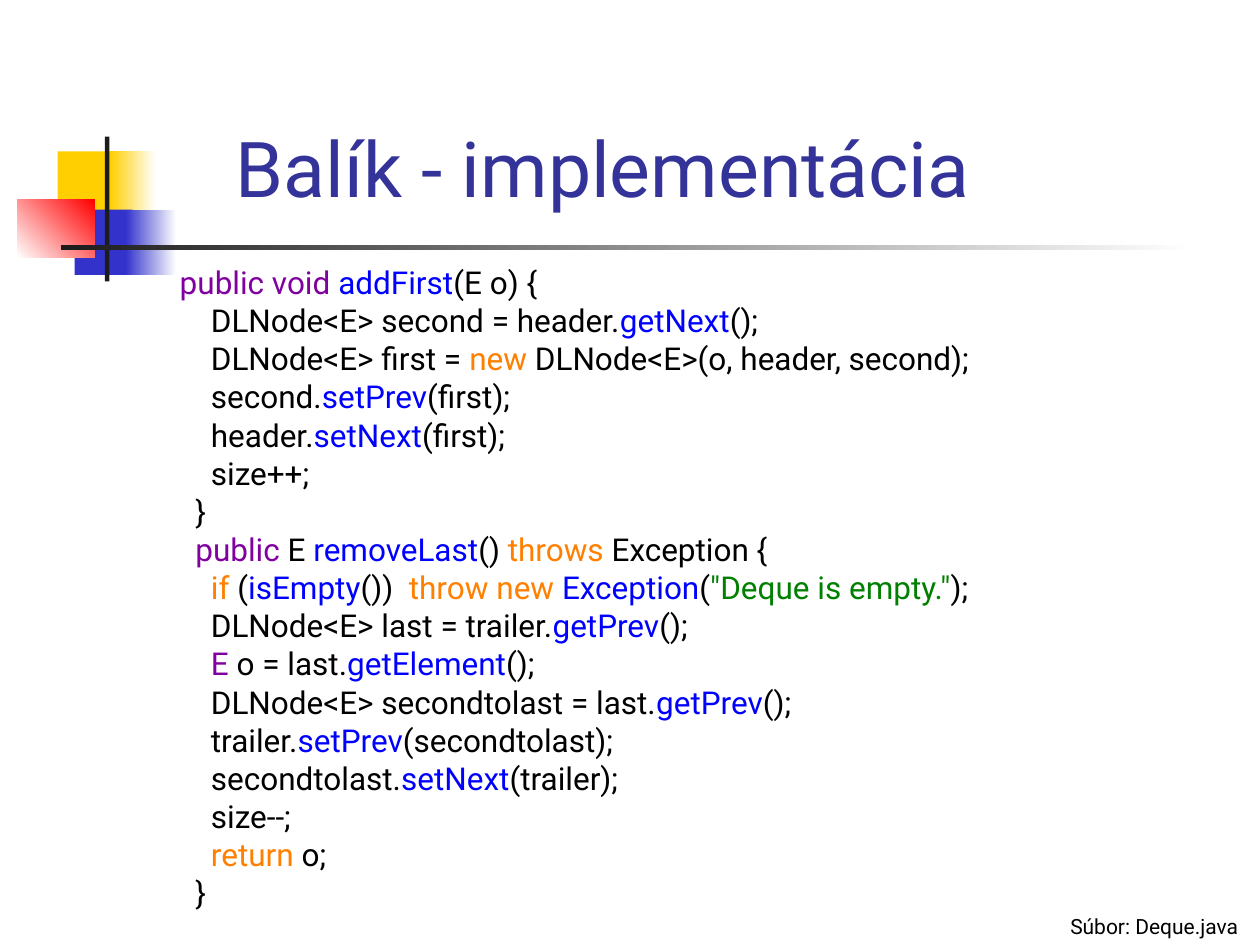
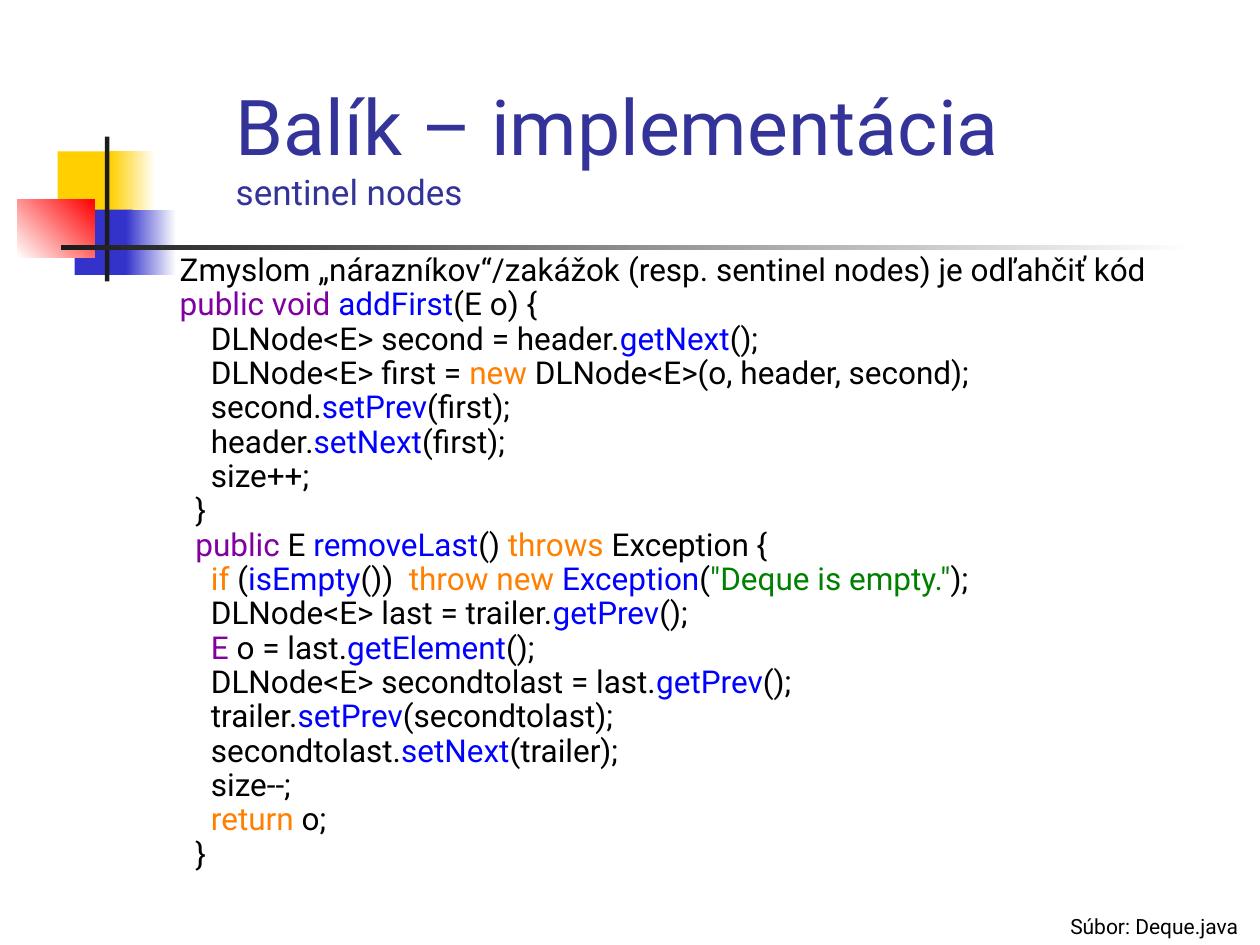
Before and after one commit to Programovanie4/Prednasky, a slide deck: slide 37 of 05/05_java.ppt. Drawn at 1260x945 pixels with LibreOffice and Linux fonts; fonts in the diff are those of the drawing. Boxes give left, top, right and bottom in pixels: in the first picture for what was removed or moved away, otherwise in the second. Text is boxed around its words. In the diff, an @@ line names an element or a change of style, - is before the commit and + after.

```diff
--- a/05/05_java.ppt
+++ b/05/05_java.ppt
@@ title at [236, 97, 998, 206]: text changed @@
-Balík - implementácia
+Balík – implementácia
+sentinel nodes
@@ text "Zmyslom „nárazníkov“/zakážok (resp. sentinel nodes) ...": place and size @@
-text "Zmyslom „nárazníkov“/zakážok (resp. sentinel nodes) ..." at [180, 269, 969, 871]
+text "Zmyslom „nárazníkov“/zakážok (resp. sentinel nodes) ..." at [180, 255, 1146, 835]
@@ text at [180, 255, 1146, 288]: paragraph added @@
+  Zmyslom „nárazníkov“/zakážok (resp. sentinel nodes) je odľahčiť kód
@@ text at [180, 287, 969, 835]: line spacing 0.8 to 0.7 @@
```
Also in this commit, not shown: 28 other slides changed, 1 slide added, 1 slide removed, 1 other file.
